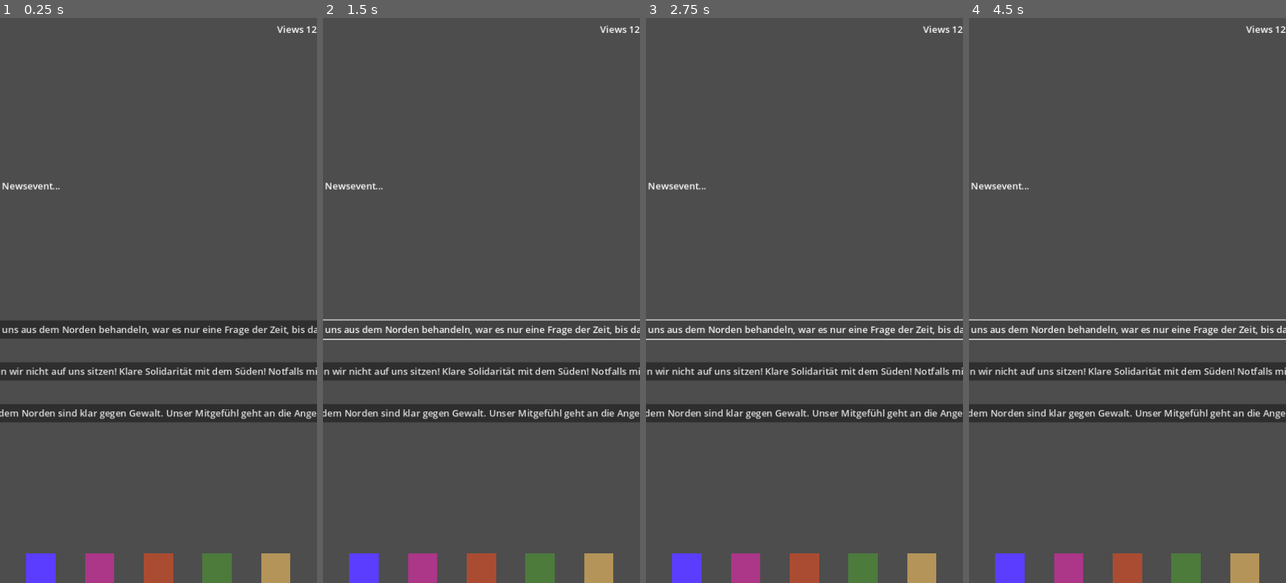
Above: before the commit, frames 1-4 (left to right).
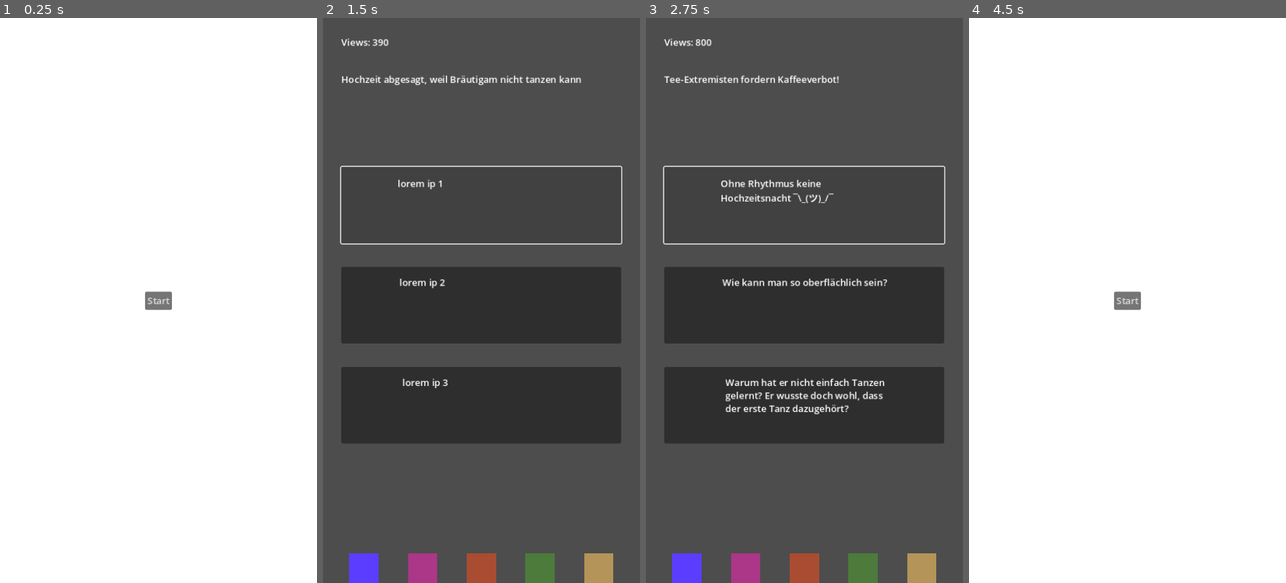
Above: after the commit, the same moments.

Repository: cylowen/EngagementFarming
Game: Godot game, scene res://scenes/start_screen/start_screen.tscn
Same seed, same stepped clock (60 frames per second), same inputs: the game is played once before the commit and once after it. Before the commit the project starts from res://scenes/game/game.tscn.
Inputs:
- Up to frame 1 (0.25 s): no input
- Up to frame 2 (1.5 s): click "So, wie sie uns aus dem Norde…" (after the commit: "Start") at 0.5 s; click "So, wie sie uns aus dem Norde…" at 1.25 s
- Up to frame 3 (2.75 s): click "So, wie sie uns aus dem Norde…" (after the commit: "lorem ip 1") at 2 s
- Up to frame 4 (4.5 s): click "So, wie sie uns aus dem Norde…" (after the commit: "Ohne Rhythmus keine Hochzeits…") at 2.75 s; click "So, wie sie uns aus dem Norde…" (after the commit: "Quelle?") at 3.5 s; click "So, wie sie uns aus dem Norde…" (after the commit: "Restart") at 4.25 s

The runs differ from the first frame. In frame 1, 100% of the frame differs, in the area x 0-100%, y 0-100%; in frame 2, 21%; in frame 3, 21%; in frame 4, 100%.

Commit message:
gameplay
change button sizes

Diff:
--- a/CirclephysicsTestScene.tscn
+++ b/CirclephysicsTestScene.tscn
@@ -1,13 +1,10 @@
-[gd_scene load_steps=3 format=3 uid="uid://d2plvqofn55kd"]
-
-[ext_resource type="Script" path="res://Group.gd" id="1_5llg1"]
+[gd_scene load_steps=2 format=3 uid="uid://d2plvqofn55kd"]
 
 [sub_resource type="CircleShape2D" id="CircleShape2D_nnyce"]
 
 [node name="Node2D" type="Node2D"]
 
 [node name="Group" type="RigidBody2D" parent="."]
-script = ExtResource("1_5llg1")
 
 [node name="GroupCircle" type="CollisionShape2D" parent="Group"]
 shape = SubResource("CircleShape2D_nnyce")
--- a/assets/news.json
+++ b/assets/news.json
@@ -1,22 +1,22 @@
 [
   {
-    "news_id": 1,
-    "newstext": ""
+	"news_id": 1,
+	"newstext": "blubb"
   },
   {
-    "news_id": 2,
-    "newstext": ""
+	"news_id": 2,
+	"newstext": "yay"
   },
   {
-    "news_id": 3,
-    "newstext": "Hochzeit abgesagt, weil Bräutigam nicht tanzen kann"
+	"news_id": 3,
+	"newstext": "Hochzeit abgesagt, weil Bräutigam nicht tanzen kann"
   },
   {
-    "news_id": 4,
-    "newstext": "Tee-Extremisten fordern Kaffeeverbot!"
+	"news_id": 4,
+	"newstext": "Tee-Extremisten fordern Kaffeeverbot!"
   },
   {
-    "news_id": 5,
-    "newstext": "Studie zeigt: Kurze Haare öfter in Suppe gefunden als lange Haare"
+	"news_id": 5,
+	"newstext": "Studie zeigt: Kurze Haare öfter in Suppe gefunden als lange Haare"
   }
 ]
--- a/project.godot
+++ b/project.godot
@@ -11,9 +11,13 @@
 [application]
 
 config/name="EngagementFarming"
-run/main_scene="res://scenes/game/game.tscn"
+run/main_scene="res://scenes/start_screen/start_screen.tscn"
 config/features=PackedStringArray("4.2", "Mobile")
 config/icon="res://icon.svg"
+
+[autoload]
+
+GameState="*res://singletons/game_state.gd"
 
 [display]
 
--- /dev/null
+++ b/scenes/finish_screen/finish_screen.gd
@@ -0,0 +1,8 @@
+extends Control
+
+
+func _ready() -> void:
+	print(GameState.group1_south_strength)
+
+func _on_button_pressed() -> void:
+	get_tree().change_scene_to_file("res://scenes/start_screen/start_screen.tscn")
--- /dev/null
+++ b/scenes/finish_screen/finish_screen.tscn
@@ -0,0 +1,69 @@
+[gd_scene load_steps=2 format=3 uid="uid://cp3los1ryub4m"]
+
+[ext_resource type="Script" path="res://scenes/finish_screen/finish_screen.gd" id="1_lcl1m"]
+
+[node name="FinishScreen" type="Control"]
+layout_mode = 3
+anchors_preset = 15
+anchor_right = 1.0
+anchor_bottom = 1.0
+grow_horizontal = 2
+grow_vertical = 2
+script = ExtResource("1_lcl1m")
+
+[node name="ColorRect" type="ColorRect" parent="."]
+layout_mode = 1
+anchors_preset = 15
+anchor_right = 1.0
+anchor_bottom = 1.0
+grow_horizontal = 2
+grow_vertical = 2
+color = Color(0.911537, 0.720324, 0.617085, 1)
+
+[node name="RichTextLabel" type="RichTextLabel" parent="."]
+layout_mode = 1
+anchors_preset = 8
+anchor_left = 0.5
+anchor_top = 0.5
+anchor_right = 0.5
+anchor_bottom = 0.5
+offset_left = -162.0
+offset_top = -23.0
+offset_right = 173.0
+offset_bottom = 23.0
+grow_horizontal = 2
+grow_vertical = 2
+theme_override_colors/default_color = Color(0, 0, 0, 1)
+text = "You finished the game!
+
+You gained a little / a lot / a medium amount of popularity and engageged in a ltttle / a lot / a medium amount of hate. Are you happy with yourself?
+
+You strengthened / weakened the long hair community by x points.
+
+You strengthened / weakened the long hair community by x points.
+
+You strengthened / weakened the long hair community by x points.
+
+You strengthened / weakened the long hair community by x points.
+
+You strengthened / weakened the long hair community by x points.
+
+"
+fit_content = true
+
+[node name="Button" type="Button" parent="."]
+layout_mode = 1
+anchors_preset = 7
+anchor_left = 0.5
+anchor_top = 1.0
+anchor_right = 0.5
+anchor_bottom = 1.0
+offset_left = -34.0
+offset_top = -70.0
+offset_right = 31.0
+offset_bottom = -39.0
+grow_horizontal = 2
+grow_vertical = 0
+text = "Restart"
+
+[connection signal="pressed" from="Button" to="." method="_on_button_pressed"]
--- a/scenes/game/game.gd
+++ b/scenes/game/game.gd
@@ -10,9 +10,17 @@
 var news_json_result
 
 @onready var button: Button = $VBoxContainer/Button
+@onready var button_label: RichTextLabel = $VBoxContainer/Button/ButtonLabel
+
 @onready var button_2: Button = $VBoxContainer/Button2
+@onready var button_label_2: RichTextLabel = $VBoxContainer/Button2/ButtonLabel2
+
 @onready var button_3: Button = $VBoxContainer/Button3
-@onready var text_edit: RichTextLabel = $VBoxContainer/NewsLabel
+@onready var button_label_3: RichTextLabel = $VBoxContainer/Button3/ButtonLabel3
+
+@onready var news_label: RichTextLabel = $VBoxContainer/NewsLabel
+
+@onready var view_number_label: Label = $VBoxContainer/HBoxContainer2/ViewNumberLabel
 
 
 
@@ -25,11 +33,14 @@
 
 var profile_engagement = 30
 
-var number_of_posts
+var number_of_news
+var current_news_id = 1
 
 
 func _ready():
 	read_social_media_json()
+	view_number_label.text = str(profile_engagement)
+
 
 
 func read_social_media_json() -> void:
@@ -48,12 +59,16 @@
 	if file:
 		# Read the entire file as text
 		var json_content = file.get_as_text()
-		print(json_content)
+		#print(json_content)
 		# Close the file
 		file.close()
 
 		news_json_result = JSON.parse_string(json_content)
-		print(news_json_result[3])
+		number_of_news = news_json_result.size()
+		print(number_of_news)
+		#print("news")
+		#print(news_json_result[3])
+		set_news_text()
 
 
 func read_posts_json() -> void:
@@ -68,21 +83,31 @@
 	if file:
 		# Read the entire file as text
 		var json_content = file.get_as_text()
-		print(json_content)
+		#print(json_content)
 		# Close the file
 		file.close()
 
 		posts_json_result = JSON.parse_string(json_content)
-		print(posts_json_result[0])
+		#print(posts_json_result[0])
 		set_button_texts()
 
 
 func set_button_texts() -> void:
-	button.text = posts_json_result[0]["post"]
-	button_2.text = posts_json_result[1]["post"]
-	button_3.text = posts_json_result[2]["post"]
+	var button_number = -1
+	for item in posts_json_result:
+		if item["news_id"] == current_news_id:
+			button_number += 1
+			if button_number == 0:
+				button_label.text = item["post"]
+			if button_number == 1:
+				button_label_2.text = item["post"]
+			if button_number == 2:
+				button_label_3.text = item["post"]
 
+	#print("Post " + str(posts_json_result[0]["post"]))
 
+func set_news_text() -> void:
+	news_label.text = news_json_result[current_news_id]["newstext"]
 
 func _on_button_pressed() -> void:
 	evaluate_post(0)
@@ -101,7 +126,25 @@
 	# TODO times engagement factor
 	evaluate_group_strengths(number_of_post)
 	evaluate_engagement(number_of_post)
+	next_news()
 
+func next_news() -> void:
+	current_news_id += 1
+	if current_news_id < number_of_news:
+		set_button_texts()
+		set_news_text()
+	else:
+		finish_game()
+
+func finish_game() -> void:
+	print("game finished")
+	GameState.group1_south_strength = group1_south_strength
+	GameState.group2_longhair_strength = group2_longhair_strength
+	GameState.group3_majority_strength = group3_majority_strength
+	GameState.group4_tea_strength = group4_tea_strength
+	GameState.group5_notdancing_strength = group5_notdancing_strength
+	GameState.profile_engagement = profile_engagement
+	get_tree().change_scene_to_file("res://scenes/finish_screen/finish_screen.tscn")
 
 func evaluate_group_strengths(number_of_post) -> void:
 	if posts_json_result[number_of_post]["group1_south"]:
@@ -138,4 +181,5 @@
 	if engagement_change < MIN_ENGAGEMENT_THRESHOLD:
 		engagement_change = MIN_ENGAGEMENT_THRESHOLD
 	profile_engagement += engagement_change
+	view_number_label.text = str(profile_engagement)
 	print("Engagement: " + str(profile_engagement))
--- a/scenes/game/game.tscn
+++ b/scenes/game/game.tscn
@@ -13,32 +13,88 @@
 
 [node name="VBoxContainer" type="VBoxContainer" parent="."]
 layout_mode = 1
+anchors_preset = 10
+anchor_right = 1.0
+offset_left = 31.0
+offset_top = 30.0
+offset_right = -32.0
+offset_bottom = 753.0
+grow_horizontal = 2
+theme_override_constants/separation = 40
+
+[node name="HBoxContainer2" type="HBoxContainer" parent="VBoxContainer"]
+layout_mode = 2
+
+[node name="ViewTextLabel" type="Label" parent="VBoxContainer/HBoxContainer2"]
+layout_mode = 2
+text = "Views:"
+
+[node name="ViewNumberLabel" type="Label" parent="VBoxContainer/HBoxContainer2"]
+layout_mode = 2
+text = "12"
+
+[node name="NewsLabel" type="RichTextLabel" parent="VBoxContainer"]
+custom_minimum_size = Vector2(0, 120)
+layout_mode = 2
+text = "Dies ist ein Newsevent..."
+
+[node name="Button" type="Button" parent="VBoxContainer"]
+custom_minimum_size = Vector2(0, 130)
+layout_mode = 2
+text_overrun_behavior = 3
+
+[node name="ButtonLabel" type="RichTextLabel" parent="VBoxContainer/Button"]
+layout_mode = 1
 anchors_preset = 14
 anchor_top = 0.5
 anchor_right = 1.0
 anchor_bottom = 0.5
-offset_top = -206.5
-offset_bottom = 206.5
+offset_left = 96.0
+offset_top = -48.0
+offset_right = -98.0
+offset_bottom = 56.0
 grow_horizontal = 2
 grow_vertical = 2
-theme_override_constants/separation = 40
-
-[node name="NewsLabel" type="RichTextLabel" parent="VBoxContainer"]
-custom_minimum_size = Vector2(0, 200)
-layout_mode = 2
-text = "Dies ist ein Newsevent..."
-
-[node name="Button" type="Button" parent="VBoxContainer"]
-layout_mode = 2
-text = "Dies ist ein Post..."
+mouse_filter = 2
+fit_content = true
 
 [node name="Button2" type="Button" parent="VBoxContainer"]
+custom_minimum_size = Vector2(0, 130)
 layout_mode = 2
-text = "Dies ist ein Post..."
+
+[node name="ButtonLabel2" type="RichTextLabel" parent="VBoxContainer/Button2"]
+layout_mode = 1
+anchors_preset = 14
+anchor_top = 0.5
+anchor_right = 1.0
+anchor_bottom = 0.5
+offset_left = 99.0
+offset_top = -50.0
+offset_right = -95.0
+offset_bottom = 54.0
+grow_horizontal = 2
+grow_vertical = 2
+mouse_filter = 2
+fit_content = true
 
 [node name="Button3" type="Button" parent="VBoxContainer"]
+custom_minimum_size = Vector2(0, 130)
 layout_mode = 2
-text = "Dies ist ein Post..."
+
+[node name="ButtonLabel3" type="RichTextLabel" parent="VBoxContainer/Button3"]
+layout_mode = 1
+anchors_preset = 14
+anchor_top = 0.5
+anchor_right = 1.0
+anchor_bottom = 0.5
+offset_left = 104.0
+offset_top = -50.0
+offset_right = -90.0
+offset_bottom = 54.0
+grow_horizontal = 2
+grow_vertical = 2
+mouse_filter = 2
+fit_content = true
 
 [node name="HBoxContainer" type="HBoxContainer" parent="."]
 layout_mode = 1
@@ -80,23 +136,6 @@
 layout_mode = 2
 color = Color(0.705882, 0.580392, 0.345098, 1)
 
-[node name="HBoxContainer2" type="HBoxContainer" parent="."]
-layout_mode = 1
-anchors_preset = 1
-anchor_left = 1.0
-anchor_right = 1.0
-offset_left = -45.0
-offset_bottom = 40.0
-grow_horizontal = 0
-
-[node name="Label" type="Label" parent="HBoxContainer2"]
-layout_mode = 2
-text = "Views"
-
-[node name="Label2" type="Label" parent="HBoxContainer2"]
-layout_mode = 2
-text = "12"
-
 [connection signal="pressed" from="VBoxContainer/Button" to="." method="_on_button_pressed"]
 [connection signal="pressed" from="VBoxContainer/Button2" to="." method="_on_button_2_pressed"]
 [connection signal="pressed" from="VBoxContainer/Button3" to="." method="_on_button_3_pressed"]
--- /dev/null
+++ b/scenes/start_screen/start_screen.gd
@@ -0,0 +1,5 @@
+extends Control
+
+
+func _on_button_pressed() -> void:
+	get_tree().change_scene_to_file("res://scenes/game/game.tscn")
--- /dev/null
+++ b/scenes/start_screen/start_screen.tscn
@@ -0,0 +1,37 @@
+[gd_scene load_steps=2 format=3 uid="uid://cphttqakul3vn"]
+
+[ext_resource type="Script" path="res://scenes/start_screen/start_screen.gd" id="1_5tolw"]
+
+[node name="StartScreen" type="Control"]
+layout_mode = 3
+anchors_preset = 15
+anchor_right = 1.0
+anchor_bottom = 1.0
+grow_horizontal = 2
+grow_vertical = 2
+script = ExtResource("1_5tolw")
+
+[node name="ColorRect" type="ColorRect" parent="."]
+layout_mode = 1
+anchors_preset = 15
+anchor_right = 1.0
+anchor_bottom = 1.0
+grow_horizontal = 2
+grow_vertical = 2
+
+[node name="Button" type="Button" parent="."]
+layout_mode = 1
+anchors_preset = 8
+anchor_left = 0.5
+anchor_top = 0.5
+anchor_right = 0.5
+anchor_bottom = 0.5
+offset_left = -4.0
+offset_top = -4.0
+offset_right = 4.0
+offset_bottom = 4.0
+grow_horizontal = 2
+grow_vertical = 2
+text = "Start"
+
+[connection signal="pressed" from="Button" to="." method="_on_button_pressed"]
--- /dev/null
+++ b/singletons/game_state.gd
@@ -0,0 +1,9 @@
+extends Node
+
+var group1_south_strength = 0
+var group2_longhair_strength = 0
+var group3_majority_strength = 0
+var group4_tea_strength = 0
+var group5_notdancing_strength = 0
+
+var profile_engagement = 0
